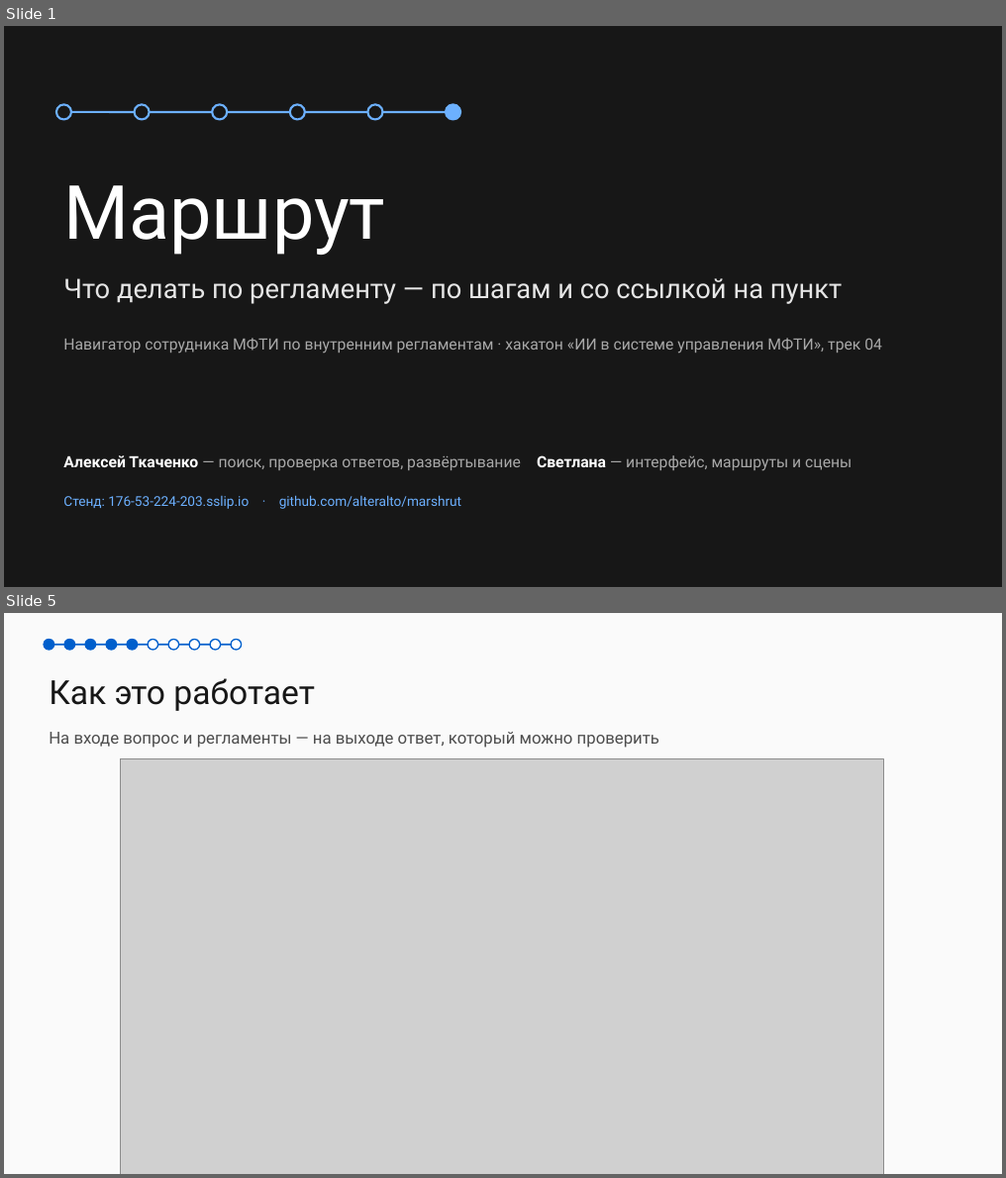
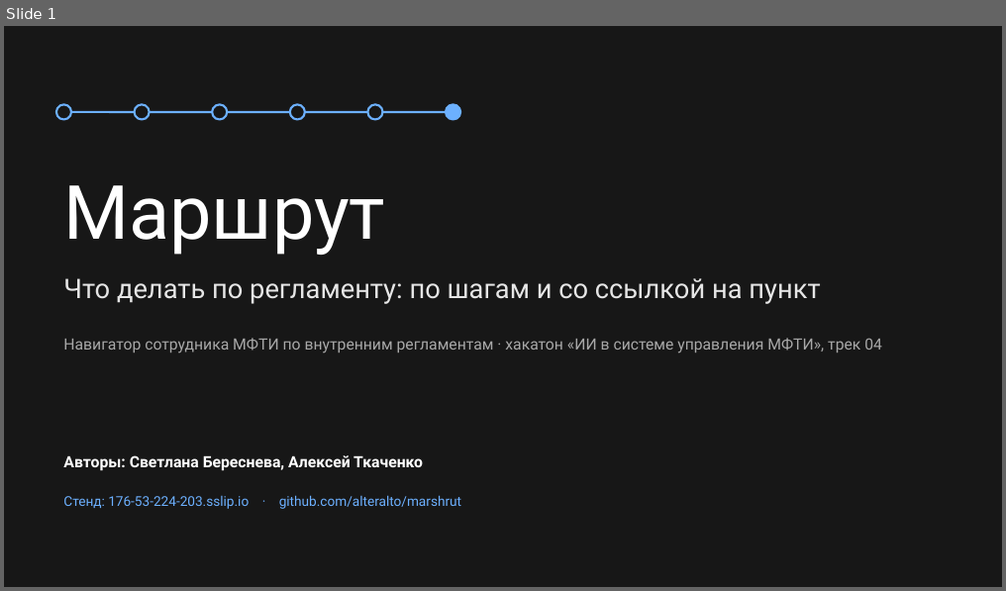
Before and after one commit to alteralto/marshrut, a slide deck: docs/pitch/Маршрут-презентация.pptx. Shown one above the other, each under a label of ours: slides 1 and 5 before the commit, slide 1 after it; the slides between them are not shown. The pictures are 1006x1178 and 1006x591 pixels, drawn with LibreOffice and Linux fonts; fonts in the diff are those of the drawing; grey boxes stand for pictures. Boxes give left, top, right and bottom in pixels: in the first picture for what was removed or moved away, otherwise in the second. Text is boxed around its words. In the diff, an @@ line names an element or a change of style, - is before the commit and + after.

```diff
--- a/docs/pitch/Маршрут-презентация.pptx
+++ b/docs/pitch/Маршрут-презентация.pptx
@@ slide 5 removed at [4, 613, 1002, 1174], background #FAFAFA @@
@@ ellipse removed at [44, 639, 54, 650] @@
@@ ellipse removed at [64, 639, 75, 650] @@
@@ ellipse removed at [85, 639, 96, 650] @@
@@ ellipse removed at [106, 639, 116, 650] @@
@@ ellipse removed at [127, 639, 138, 650] @@
@@ ellipse removed at [148, 639, 158, 650] @@
@@ ellipse removed at [168, 639, 179, 650] @@
@@ ellipse removed at [189, 639, 199, 650] @@
@@ ellipse removed at [210, 639, 221, 650] @@
@@ ellipse removed at [231, 639, 242, 650] @@
@@ line removed from (49, 645) to (236, 645) @@
@@ text removed at [49, 678, 315, 711] @@
-Как это работает
@@ text removed at [49, 732, 659, 748] @@
-На входе вопрос и регламенты — на выходе ответ, который можно проверить
@@ picture removed at [120, 759, 884, 1174] @@
@@ slide 1 changed as well @@
@@ text at [63, 278, 820, 304]: text changed @@
-Что делать по регламенту — по шагам и со ссылкой на пункт
+Что делать по регламенту: по шагам и со ссылкой на пункт
@@ text at [63, 456, 423, 472]: text changed; text colour #A8A8A8 to #FFFFFF; bold on @@
-Алексей Ткаченко — поиск, проверка ответов, развёртывание Светлана — интерфейс, маршруты и сцены
+Авторы: Светлана Береснева, Алексей Ткаченко
```
Also in this commit, not shown: 5 other slides changed, 5 slides added, 3 other slides removed, 14 other files.
